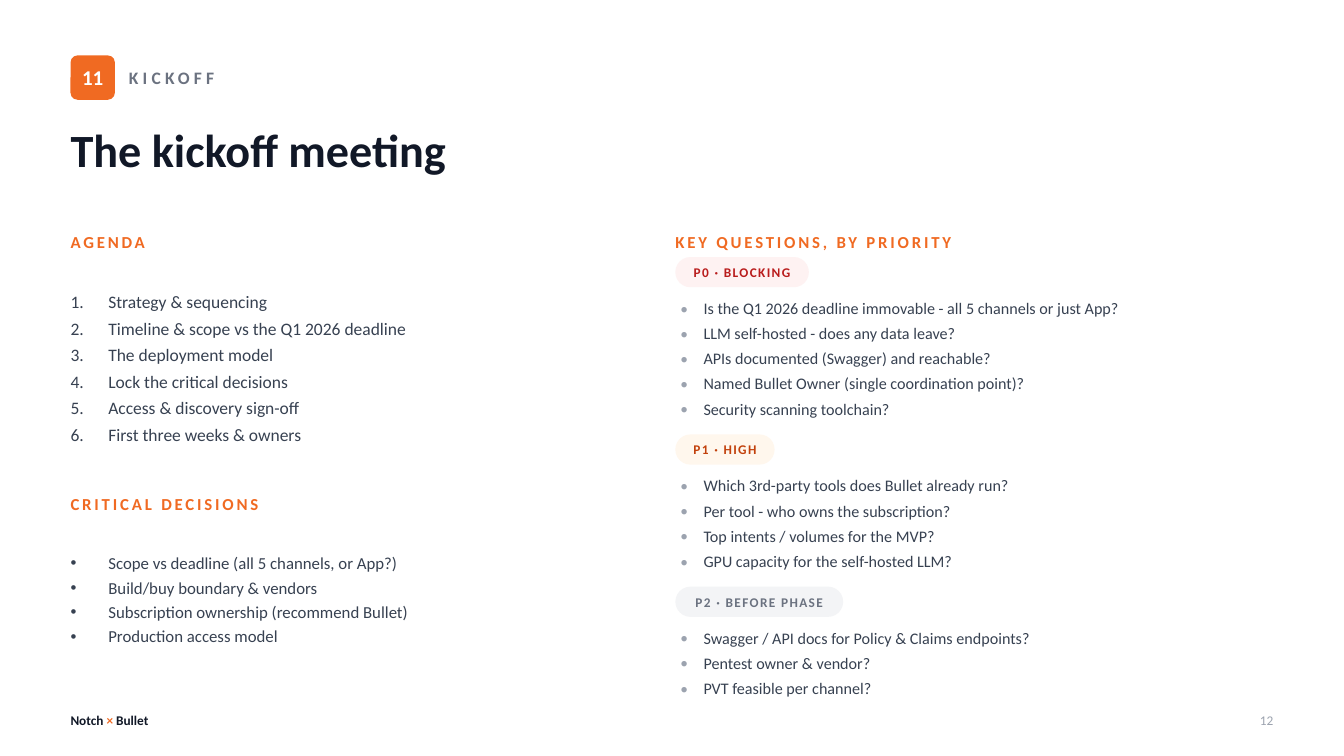
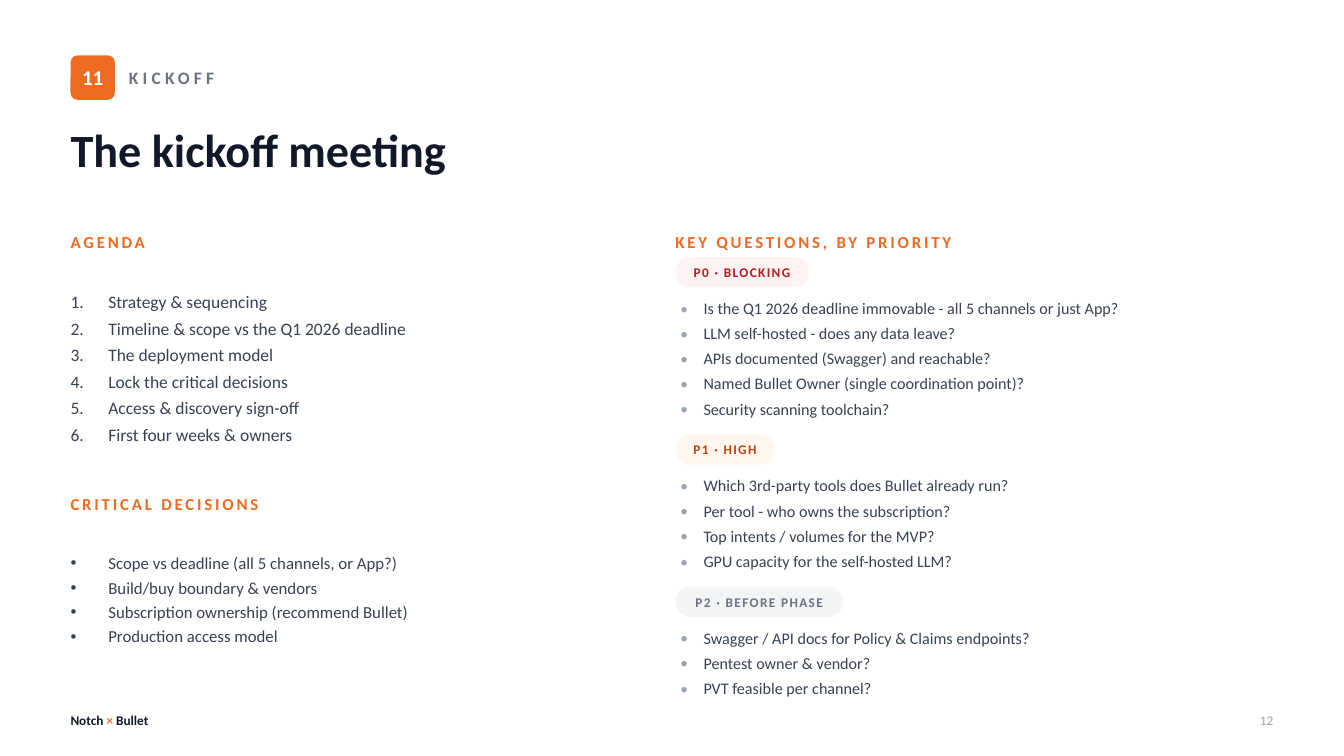
Before and after one commit to OrSchiffmann/Notch-task, a slide deck: slide 12 of Notch-Bullet-Kickoff.pptx. Drawn at 1344x756 pixels with LibreOffice and Linux fonts; fonts in the diff are those of the drawing. Boxes give left, top, right and bottom in pixels: in the first picture for what was removed or moved away, otherwise in the second. Text is boxed around its words. In the diff, an @@ line names an element or a change of style, - is before the commit and + after.

```diff
--- a/Notch-Bullet-Kickoff.pptx
+++ b/Notch-Bullet-Kickoff.pptx
@@ text at <box>108,429,292,441</box>: text changed @@
-6. First three weeks & owners
+6. First four weeks & owners
```
Also in this commit, not shown: 2 other slides changed, 2 other files.
